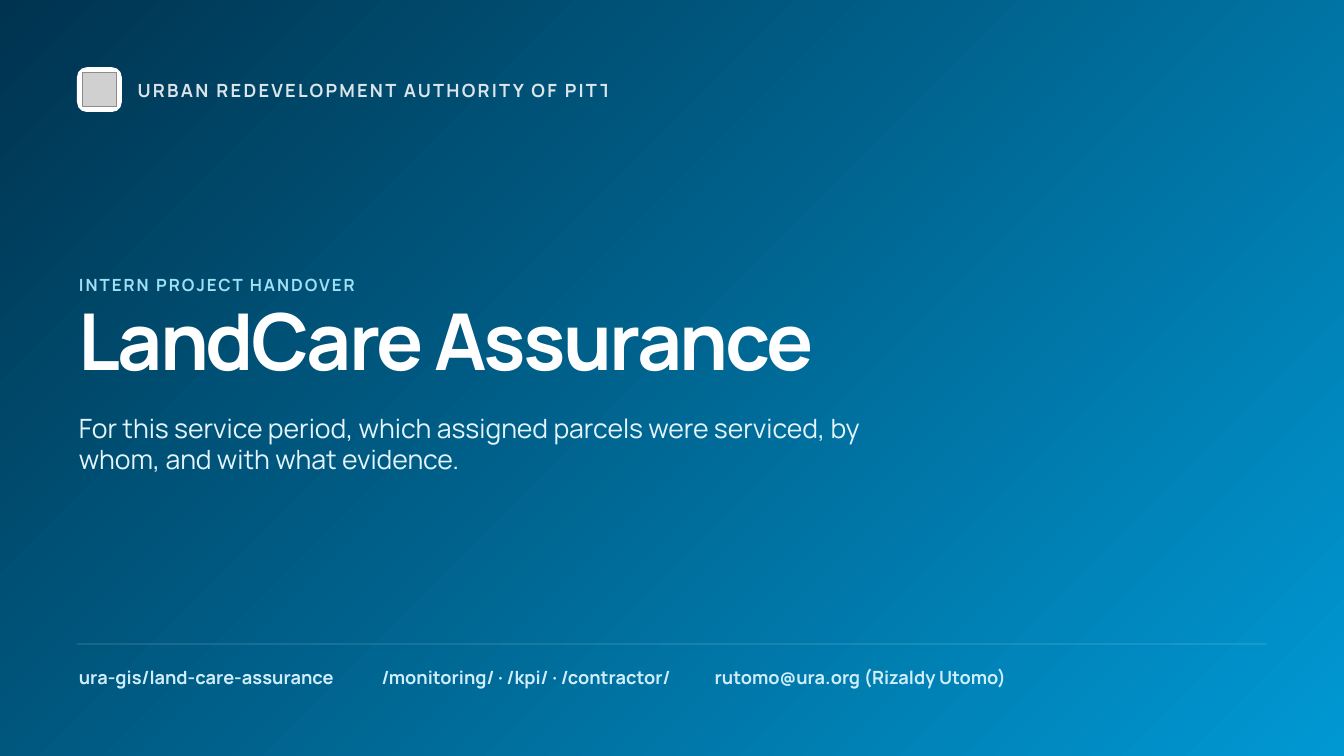
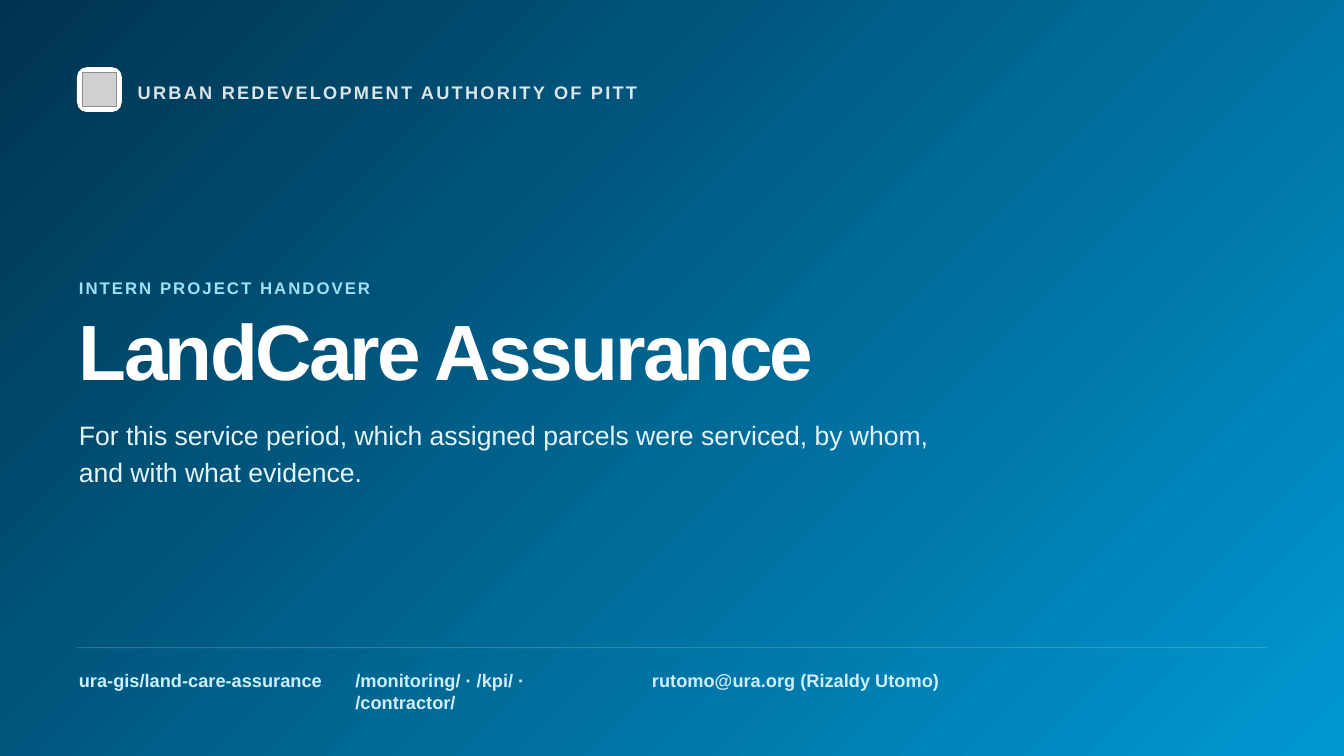
Before and after one commit to rutomo-ura/land-care-assurance, a slide deck: slide 1 of handover/03-presentation.pptx. Drawn at 1344x756 pixels with LibreOffice and Linux fonts; fonts in the diff are those of the drawing; grey boxes stand for pictures. Boxes give left, top, right and bottom in pixels: in the first picture for what was removed or moved away, otherwise in the second. Text is boxed around its words. In the diff, an @@ line names an element or a change of style, - is before the commit and + after.

```diff
--- a/handover/03-presentation.pptx
+++ b/handover/03-presentation.pptx
@@ text "LandCare Assurance" at <box>79,323,814,381</box>: font Manrope to Arial; line spacing 0.72 to 0.85 @@
@@ text "For this service period, which ..." at <box>79,425,928,483</box>: font Manrope to Arial; line spacing 0.99 to 1.18 @@
@@ rectangle: place and size @@
-rectangle at <box>77,644,1267,644</box>
+rectangle at <box>77,648,1267,648</box>
@@ text "/monitoring/ · /kpi/ · /contractor/": place and size @@
-text "/monitoring/ · /kpi/ · /contractor/" at <box>382,670,671,689</box>
+text "/monitoring/ · /kpi/ · /contractor/" at <box>355,674,513,710</box>
@@ font Manrope to Arial in 5 elements at <box>79,282,370,294</box>, <box>138,86,729,99</box>, <box>79,674,322,691</box>, <box>355,674,513,710</box>, <box>652,674,939,691</box> @@
@@ text "rutomo@ura.org (Rizaldy Utomo)": place and size @@
-text "rutomo@ura.org (Rizaldy Utomo)" at <box>715,668,1006,689</box>
+text "rutomo@ura.org (Rizaldy Utomo)" at <box>652,674,939,691</box>
```
Also in this commit, not shown: 5 other slides changed, 2 slides added, 1 slide removed, 2 other files.
